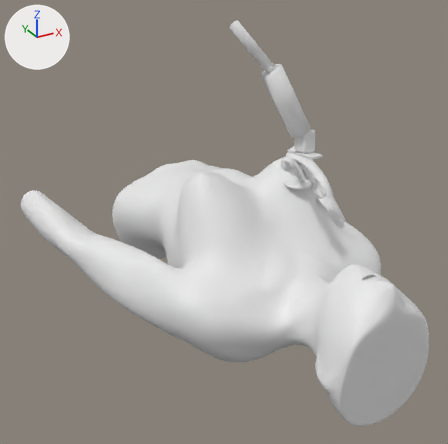
What one commit did to the glTF model model/breast_scene.glb.
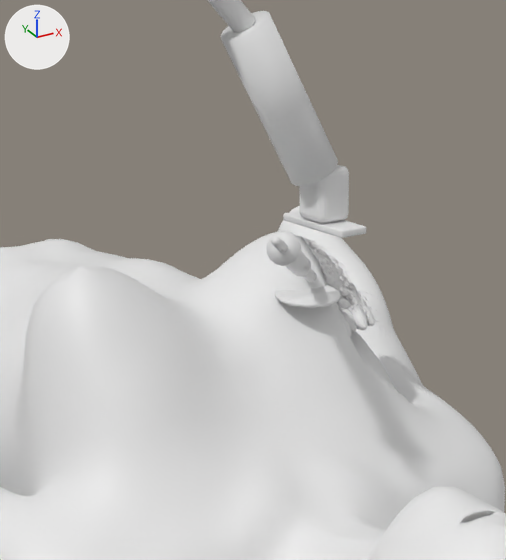
Each version appears first whole from a 50 mm lens placed at (-0.363, -0.575, 0.336), pointed at (-0.043, 0.006, 0.045), and next in a close-up on the part from 38% to 85% of the width and 13% to 67% of the height. Lighting does not change. The marker at upper left points along +X, +Y and +Z. The first two pictures are the older version. Where no turn or scale is listed for an object, it has been applied to the vertices. Vertices at exactly the same position are counted once.

Objects in the first close-up: 'body__body', 'dressing__pad', 'dressing__strip', 'duct__ducts', 'gland__glands', 'needle__guide', 'needle__hub', 'probe__body', 'probe__cable', 'probe__footprint', 'probe__handle', 'syringe__barrel', 'syringe__finger', 'syringe__plunger' and 2 more.
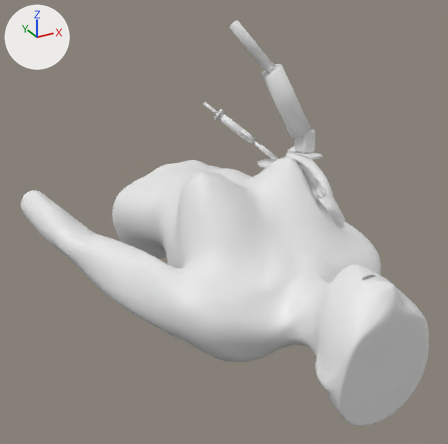
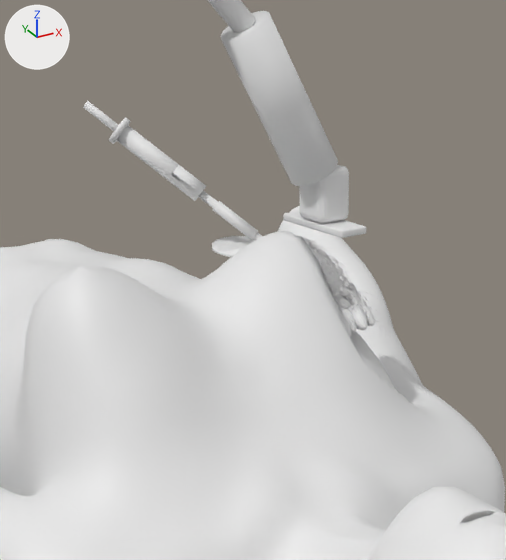
Where the newer file only moved an object's origin or applied its transform, the numbers keep the older frame.

Edits to the bpy script that builds the scene:
```text
Change me_cylinder:
    used by ob_needle__shaft; location = (0.0534, -0.0059, 0.0888)
    remove me_cylinder.from_pydata(...)  # 48 vertices, 92 faces; spans x -0.0278..0.0278, y -0.0278..0.0278, z -0.0204..0.0204
    add me_cylinder.from_pydata(...)  # 48 vertices, 92 faces; spans x -0.0265..0.0275, y 0.0158..0.0698, z -0.021..0.0316
    me_cylinder part 1: the whole mesh is multiplied about its middle by the matrix ((0.013, 1.013, 0.085), (-1.013, -0.013, -0.085), (-0.116, -0.116, 1.003)), then moved by (0.0005, 0.0428, 0.0053)
Change me_cube_003:
    used by ob_dressing__strip; location = (0.0, 0.0, 0.0)
    remove me_cube_003.from_pydata(...)  # 96 vertices, 188 faces; spans x 0.0299..0.0603, y -0.0187..-0.0099, z 0.0835..0.0851
    add me_cube_003.from_pydata(...)  # 96 vertices, 188 faces; spans x 0.0299..0.0603, y 0.0413..0.0501, z 0.0909..0.0925
    me_cube_003 part 2: the whole mesh is moved by (0.0, 0.06, 0.0074)
Change ob_needle__guide:
    ob_needle__guide.location: (0.0419, -0.0174, 0.0969) -> (0.0421, 0.0486, 0.1055)
    ob_needle__guide.rotation_euler: (2.033, 0.0, 2.356) -> (2.173, 0.0, 0.785)  # degrees (116, 0, 135) -> degrees (125, 0, 45)
Change ob_needle__hub:
    ob_needle__hub.location: (0.0216, -0.0377, 0.1112) -> (0.0235, 0.0673, 0.1236)
    ob_needle__hub.rotation_euler: (1.108, 0.0, -0.785) -> (0.969, 0.0, -2.356)  # degrees (63, 0, -45) -> degrees (56, 0, -135)
Change ob_dressing__pad:
    ob_dressing__pad.location: (0.0451, -0.0143, 0.084) -> (0.0451, 0.0457, 0.0914)
Change ob_syringe__barrel:
    ob_syringe__barrel.location: (0.0103, -0.0491, 0.1192) -> (0.013, 0.0778, 0.1338)
    ob_syringe__barrel.rotation_euler: (1.108, 0.0, -0.785) -> (0.969, 0.0, -2.356)  # degrees (63, 0, -45) -> degrees (56, 0, -135)
Change ob_syringe__plunger:
    ob_syringe__plunger.location: (-0.0132, -0.0725, 0.1357) -> (-0.0086, 0.0993, 0.1548)
    ob_syringe__plunger.rotation_euler: (1.108, 0.0, -0.785) -> (0.969, 0.0, -2.356)  # degrees (63, 0, -45) -> degrees (56, 0, -135)
Change ob_syringe__finger:
    ob_syringe__finger.location: (-0.0065, -0.0659, 0.1311) -> (-0.0024, 0.0932, 0.1488)
    ob_syringe__finger.rotation_euler: (1.108, 0.0, -0.785) -> (0.969, 0.0, -2.356)  # degrees (63, 0, -45) -> degrees (56, 0, -135)
```

Pixel boxes [x1, y1, x2, y2] of what changed, in the close-ups (506 x 560 px):
'syringe__barrel', moved, turned: before [286, 251, 310, 276]; after [116, 125, 197, 199]
'dressing__pad', moved: before [275, 285, 340, 308]; after [212, 236, 253, 257]
'syringe__finger', moved, turned: before [266, 231, 301, 266]; after [109, 118, 131, 144]
'needle__guide', moved, turned: before [302, 268, 317, 282]; after [213, 201, 258, 240]
'dressing__strip', moved: before [278, 285, 337, 300]; after [214, 240, 254, 252]
'syringe__plunger', moved, turned: before [271, 236, 288, 253]; after [83, 101, 118, 131]
'needle__hub', moved, turned: before [294, 256, 311, 277]; after [171, 165, 206, 201]
'needle__shaft', reshaped (not visible before): after [198, 190, 262, 241]
